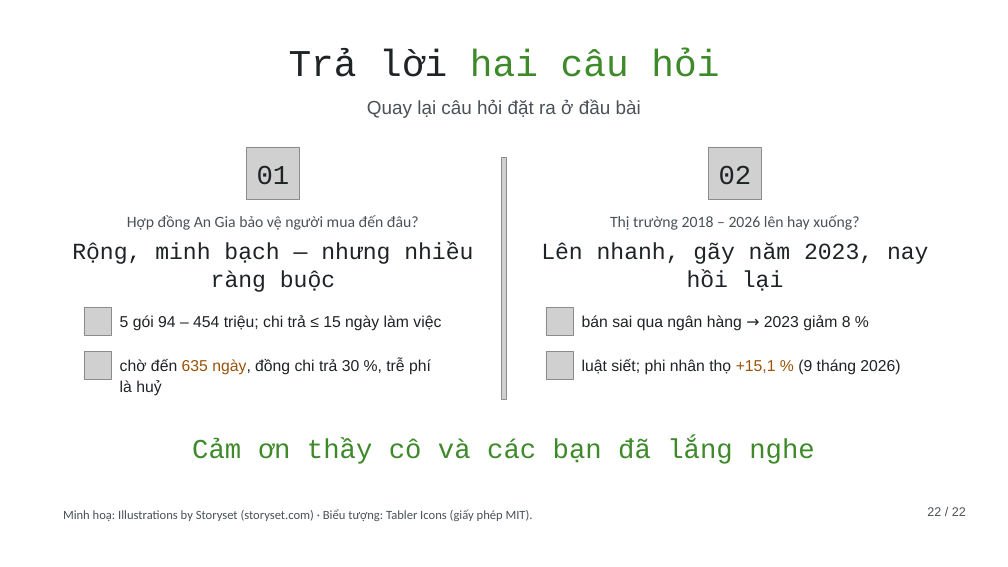
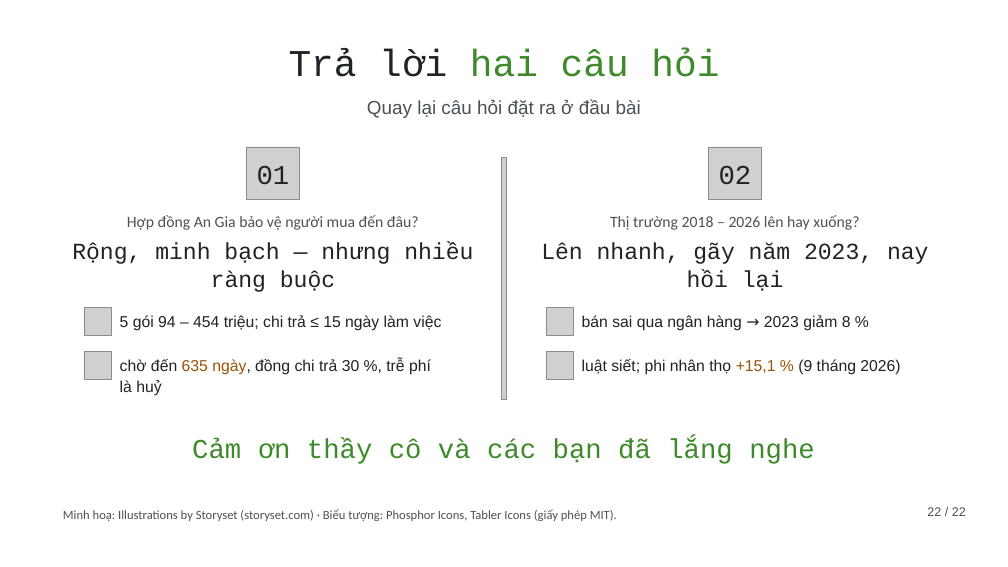
Before and after one commit to tranquanghaofake-dotcom/Law, a slide deck: slide 22 of docs/bai/hd-bao-hiem-nhom2/hop-dong-bao-hiem-nhom2.pptx. Drawn at 1008x567 pixels with LibreOffice and Linux fonts; fonts in the diff are those of the drawing; grey boxes stand for pictures; background and template pictures are left out. Boxes give left, top, right and bottom in pixels: in the first picture for what was removed or moved away, otherwise in the second. Text is boxed around its words. In the diff, an @@ line names an element or a change of style, - is before the commit and + after.

```diff
--- a/docs/bai/hd-bao-hiem-nhom2/hop-dong-bao-hiem-nhom2.pptx
+++ b/docs/bai/hd-bao-hiem-nhom2/hop-dong-bao-hiem-nhom2.pptx
@@ text at (x1=63, y1=509, x2=617, y2=521): text changed @@
-Minh hoạ: Illustrations by Storyset (storyset.com) · Biểu tượng: Tabler Icons (giấy phép MIT).
+Minh hoạ: Illustrations by Storyset (storyset.com) · Biểu tượng: Phosphor Icons, Tabler Icons (giấy phép MIT).
```
Also in this commit, not shown: 1 other slide changed, 56 other files.
